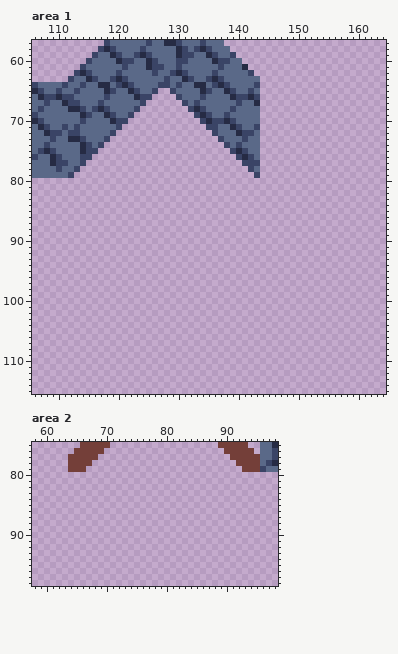
A pixel-art file gets an edit: assets/images/town-tiles.aseprite. The picture above was drawn from the file before the commit.
512x512 pixels, 1 frame. Pixels under 10% opacity are left out. Colours within 5 levels of each other are drawn and written as one. Shown: area 1: x 106..164, y 57..115; area 2: x 58..98, y 75..98. The commit also changed other parts of the picture, which this record leaves out.
After:
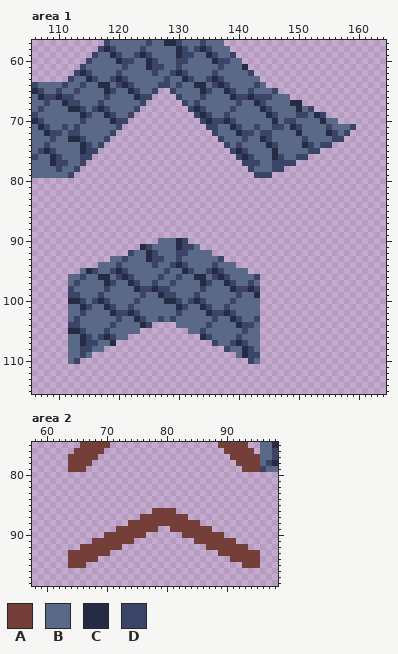
Palette (. is transparent): A #743f39  B #5a6988  C #262b44  D #3a4466
What changed:
Changed rows in their new state; - is an unchanged pixel.
Area 1, layer "Layer 1":
first column x 144:
 64 B---------------
 65 BBD-------------
 66 DDBBB-----------
 67 DBBBBCC---------
 68 CDBBBBCBD-------
 69 BCDBBBDDBCD-----
 70 BBCBDDBBBBCBB---
 71 BBDDBCDBBBBDBBBD
 72 DDBBBBCBBBBCDBD-
 73 CDBBBBBDBBBBDD--
 74 BCDBBBBCDBDD----
 75 BBCBBBBBDD------
 76 BBCDBBDD--------
 77 BBDDDD----------
 78 BBDD------------
 79 DD--------------
first column x 112:
 90 ---------------BBBCD------------
 91 ------------CDBBBBCDDB----------
 92 ----------DBBCDBBBDDBBBB--------
 93 -------BBDBBBCDDBBDBBBBBBD------
 94 -----BBBDBBBBBDBBDCDBBBBDBBB----
 95 --BCDBBDCDBBBBBBDBBCDBBDCDBBBB--
 96 BBDBBCCBDCDBBBBDBBDBBCCBDCDBBBBD
 97 BDBBBBCDBBCDBBDBBDBBBBCDBBCDBBDB
 98 DBBBBBDBBBBCDDCDDBBBBBDBBBBCDDCD
 99 DDBBBDBBBBBBDBBCDDBBBDBBBBBBDBBC
100 CCDBDCDBBBBDBBBBCCDBDCDBBBBDBBBB
101 BBCDBBCDBBDBBBBBBBCDBBCDBBDBBBBB
102 BBDBBBBCDDCDBBBBBBDBBBBCDDCDBBBB
103 BDBBBBBBDBBCDBBDBDBBBBBBDBBCDBBD
104 DDBBBBBDBBBBCD----BBBBBDBBBBCDDB
105 CCDBBBDBBBBB--------BBDBBBBBBDBB
106 BBCDBDCDBB------------CDBBBBDBBB
107 BBCDDBBC----------------DBBDCDBB
108 BBDDBB--------------------DBBCDB
109 BBDB------------------------BCDD
110 BD----------------------------DB
Area 2, layer "Layer 1":
first column x 64:
86 --------------AAAA--------------
87 ------------AAAAAAAA------------
88 ----------AAAAAAAAAAAA----------
89 --------AAAAAAA--AAAAAAA--------
90 ------AAAAAAA------AAAAAAA------
91 ----AAAAAAA----------AAAAAAA----
92 --AAAAAAA--------------AAAAAAA--
93 AAAAAAA------------------AAAAAAA
94 AAAAA----------------------AAAAA
95 AAA--------------------------AAA
Where, in picture pixels (left, top, right, bottom), the same in both pictures:
added: (260, 82, 356, 178)
added: (68, 238, 260, 364)
added: (68, 508, 260, 568)
